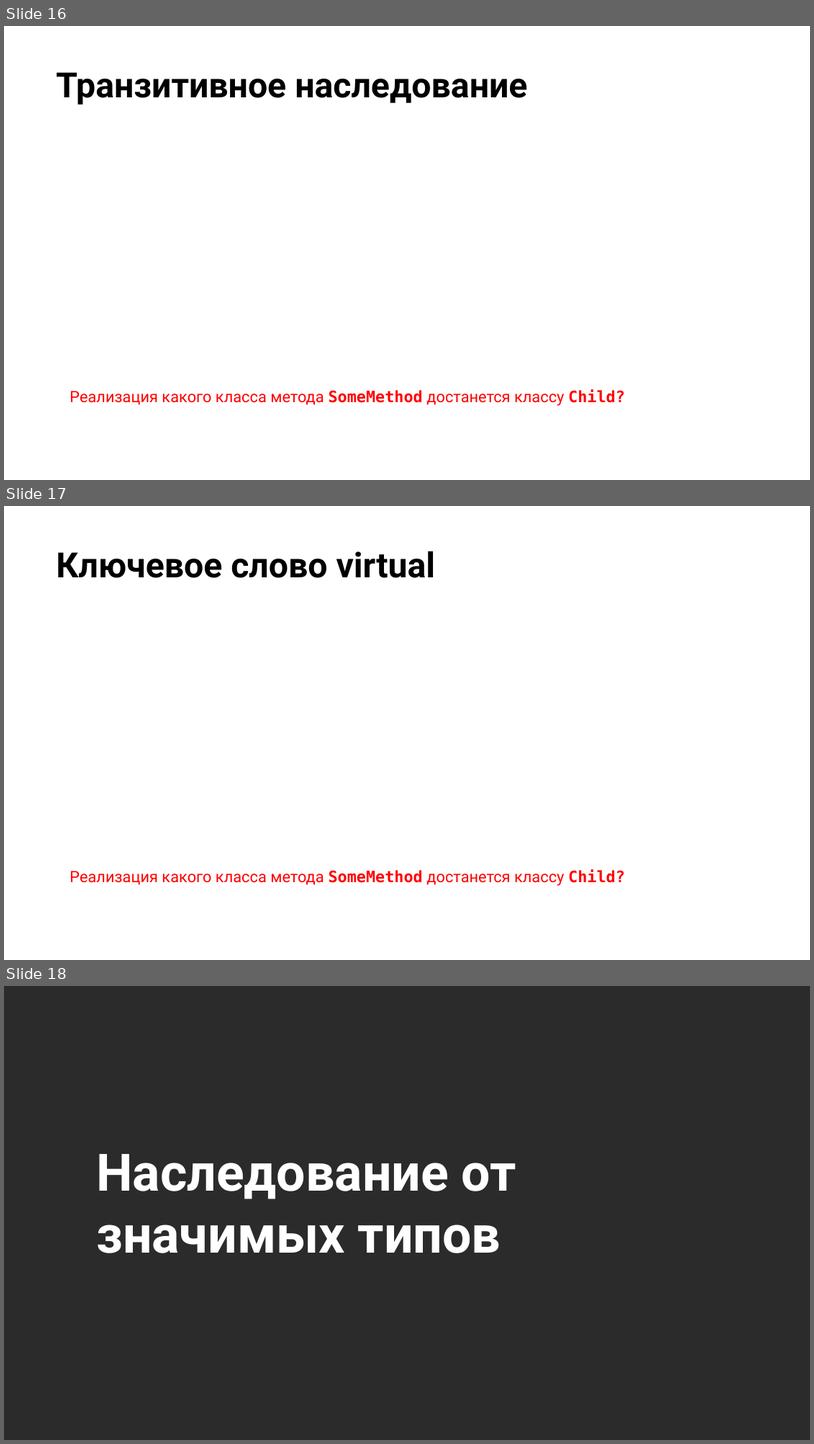
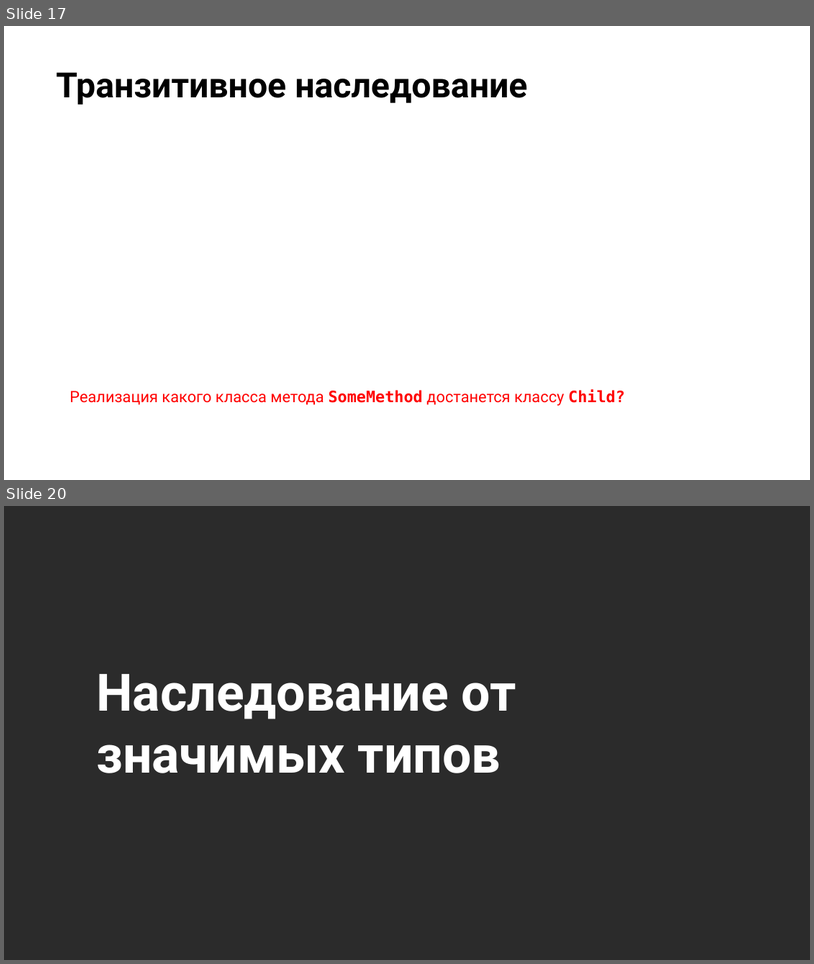
Before and after one commit to NilovPavel/OOP, a slide deck: ООП.pptx. Shown one above the other, each under a label of ours: slides 16, 17 and 18 before the commit, slides 17 and 20 after it; the slides between them are not shown. The pictures are 814x1444 and 814x964 pixels, drawn with LibreOffice and Linux fonts; fonts in the diff are those of the drawing; background and template pictures are left out; a plain dark background stands for a picture behind light text. Boxes give left, top, right and bottom in pixels: in the first picture for what was removed or moved away, otherwise in the second. Text is boxed around its words. In the diff, an @@ line names an element or a change of style, - is before the commit and + after.

Commit message:
Added abstract and virtual.

```diff
--- a/ООП.pptx
+++ b/ООП.pptx
@@ slide 17 removed at box(4, 506, 810, 960), background picture (left out) @@
@@ title removed at box(56, 551, 436, 578) @@
-Ключевое слово virtual
@@ text removed at box(70, 870, 625, 885) @@
-Реализация какого класса метода SomeMethod достанется классу Child?
@@ what was slide 16 is now slide 17 @@
@@ what was slide 18 is now slide 20 @@
```
Also in this commit, not shown: 1 slide changed, 3 slides added, 10 other files.
